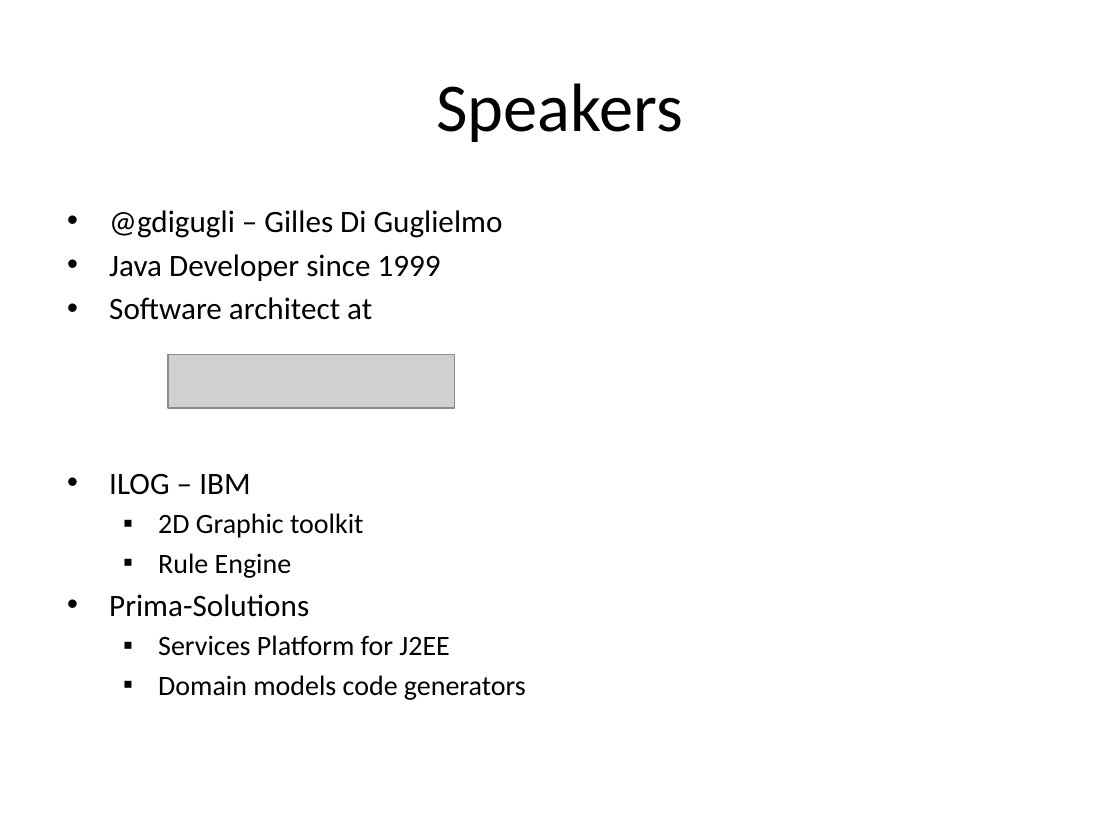
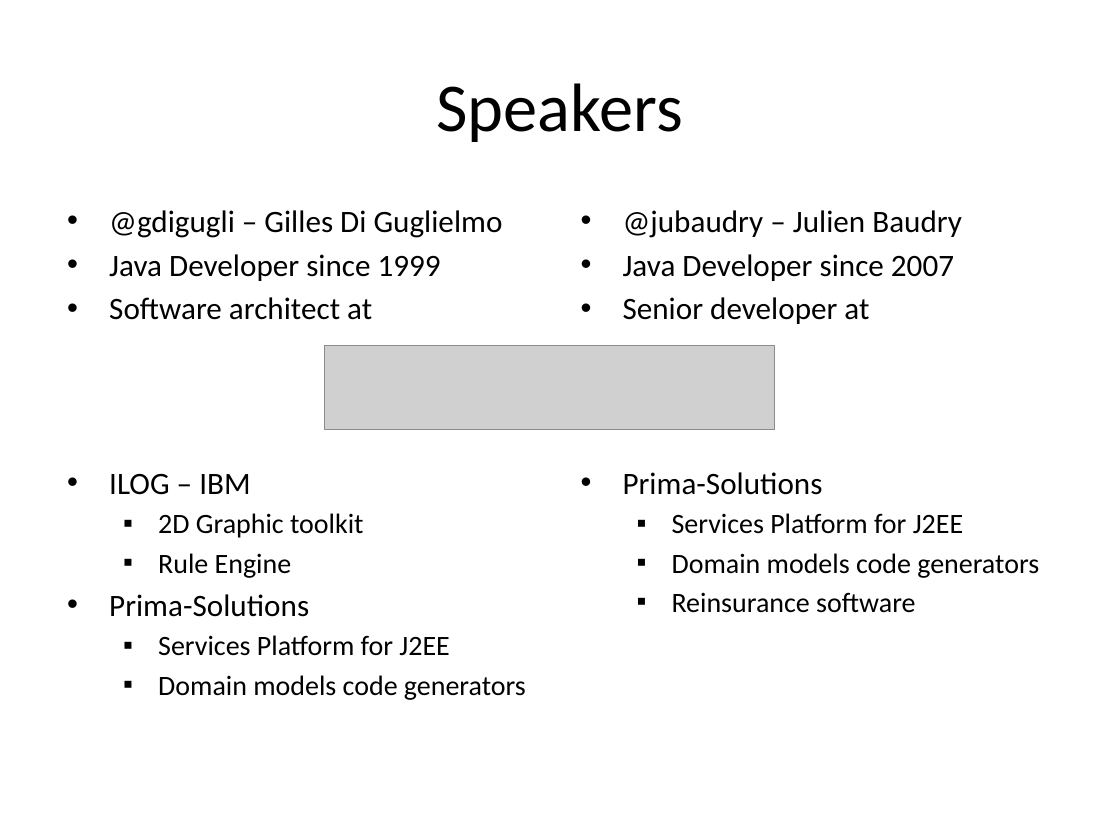
Before and after one commit to lesfurets/mdl4ui, a slide deck: slide 2 of mdl4ui-docs/mdl4ui_cg2013.pptx. Drawn at 1120x840 pixels with LibreOffice and Linux fonts; fonts in the diff are those of the drawing; grey boxes stand for pictures. Boxes give left, top, right and bottom in pixels: in the first picture for what was removed or moved away, otherwise in the second. Text is boxed around its words. In the diff, an @@ line names an element or a change of style, - is before the commit and + after.

```diff
--- a/mdl4ui-docs/mdl4ui_cg2013.pptx
+++ b/mdl4ui-docs/mdl4ui_cg2013.pptx
@@ text added at [623, 210, 1039, 613], 20 pt, text #000000 @@
+• @jubaudry – Julien Baudry
+• Java Developer since 2007
+• Senior developer at
+• Prima-Solutions
+  ▪ Services Platform for J2EE
+  ▪ Domain models code generators
+  ▪ Reinsurance software
@@ picture: place and size @@
-picture at [168, 355, 455, 409]
+picture at [325, 345, 775, 429]
```
Also in this commit, not shown: 2 other slides changed.
